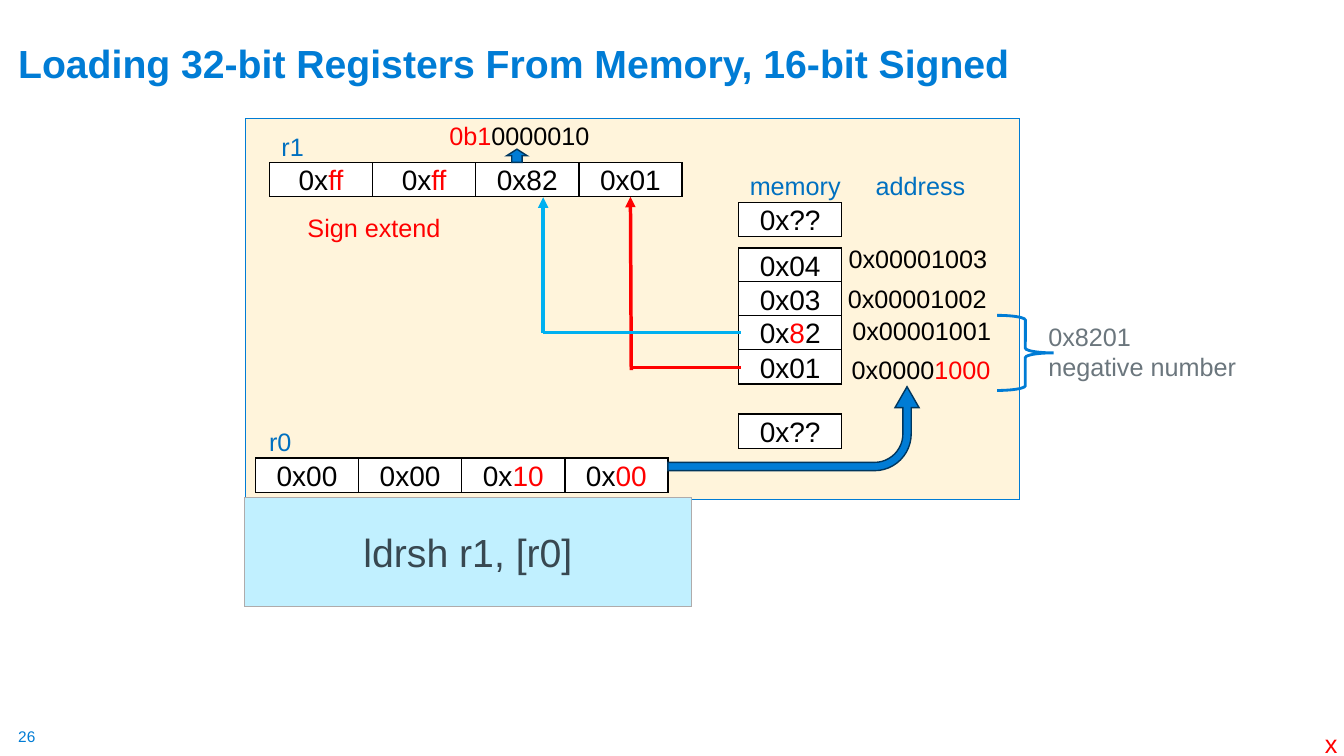
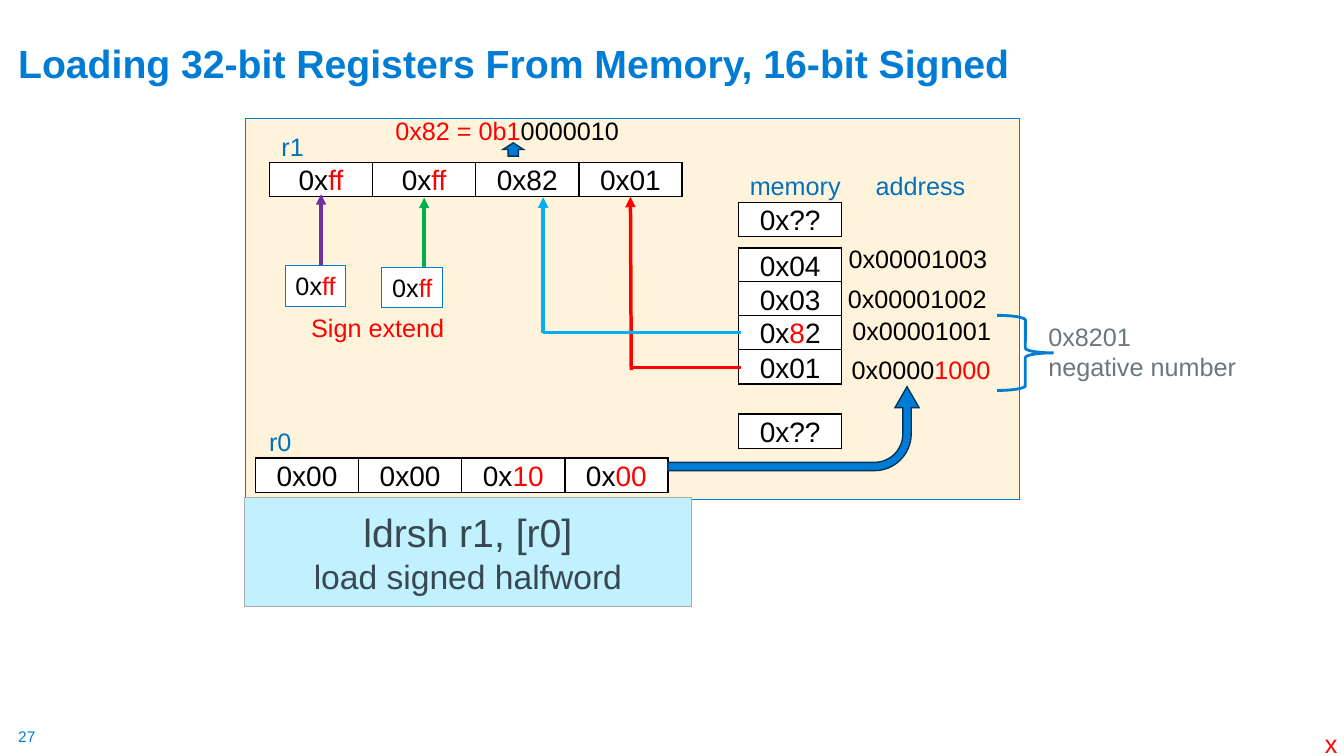
Before and after one commit to cse30-sp24/Muller-Slides, a slide deck: slide 27 of 06-Arm-Part3.pptx (slide 26 before the commit). Drawn at 1344x756 pixels with LibreOffice and Linux fonts; fonts in the diff are those of the drawing. Boxes give left, top, right and bottom in pixels: in the first picture for what was removed or moved away, otherwise in the second. Text is boxed around its words. In the diff, an @@ line names an element or a change of style, - is before the commit and + after.

```diff
--- a/06-Arm-Part3.pptx
+++ b/06-Arm-Part3.pptx
@@ text at bbox=[395, 121, 619, 145]: text changed; text colour #000000 to #FF0000 @@
-0b10000010
+0x82 = 0b10000010
@@ up arrow: place and size @@
-up arrow at bbox=[507, 149, 527, 162]
+up arrow at bbox=[503, 143, 523, 156]
@@ arrow added from (321, 266) to (321, 195), #7030A0 2.5 pt @@
@@ arrow added from (424, 267) to (424, 198), #00B050 2.5 pt @@
@@ rectangle added at bbox=[285, 265, 346, 306], fill #FFFFFF, outline #007CD5 0.75 pt, 18 pt, text #000000 @@
+0xff
@@ rectangle added at bbox=[382, 267, 443, 308], fill #FFFFFF, outline #007CD5 0.75 pt, 18 pt, text #000000 @@
+0xff
@@ text "Sign extend": place and size @@
-text "Sign extend" at bbox=[307, 218, 441, 243]
+text "Sign extend" at bbox=[311, 318, 445, 342]
@@ text in rectangle at bbox=[314, 564, 622, 596]: paragraph added @@
+load signed halfword
@@ page number at bbox=[18, 731, 35, 742]: text changed @@
-26
+27
```
Also in this commit, not shown: 15 other slides changed, 5 slides added, 5 slides removed, 1 other file.
